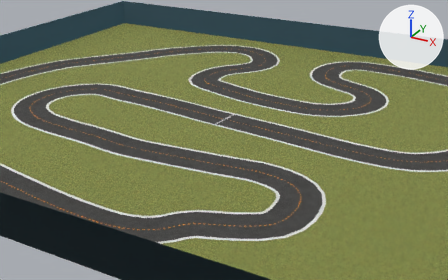
The COLLADA model bundle/meshes/2022_march_pro_cw/2022_march_pro_cw.dae as it was, and as the next commit left it.
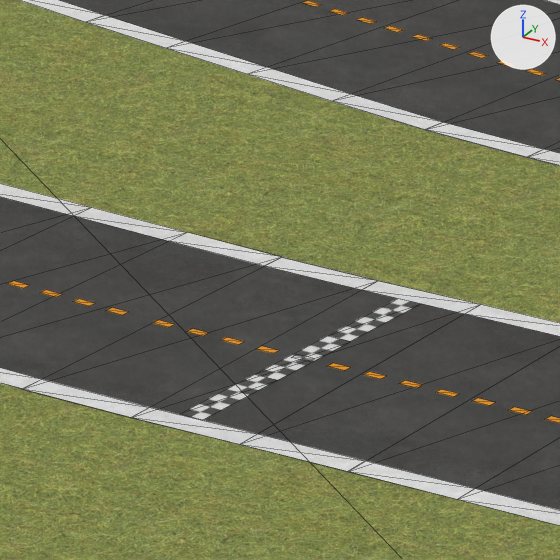
There are two pictures of each version: one from a 50 mm lens placed at (8.59, -14.67, 6.5), pointed at (0.85, -0.59, -0.54), one close up on the part from 44% to 55% of the width and 32% to 49% of the height. Every picture has the same lights, and +X, +Y and +Z are marked at upper right. The close-ups show mesh edges as thin lines.

The first close-up shows 'StartLine', 'cl', 'field', 'il', 'ol', 'road'.
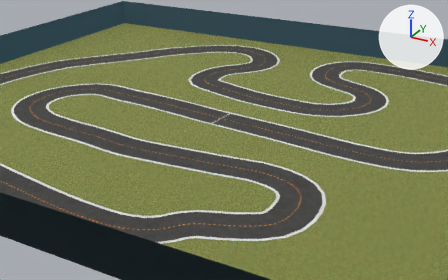
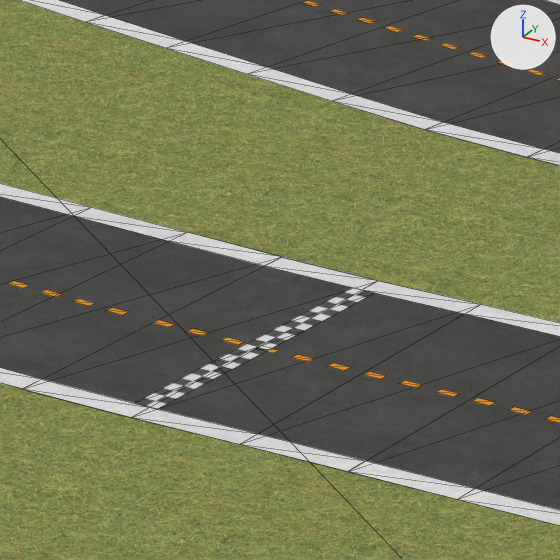
Changed parts and their boxes (x1, y1, x2, y2) in the close-ups (560 x 560 px):
```json
{"object": "StartLine", "change": "moved, turned", "before": [180, 298, 420, 420], "after": [135, 288, 374, 409]}
```

The change, as JSON lines over the scene's bpy script:
```json
{"op": "set", "path": "ob_startline.location", "old": "(0.769, -0.398, 0.003)", "new": "(0.639, -0.389, 0.003)"}
{"op": "set", "path": "ob_startline.rotation_euler", "old": "(0.0, 0.0, -0.95)", "new": "(0.0, 0.0, -0.944)", "note": "degrees (0, 0, -54)"}
```
